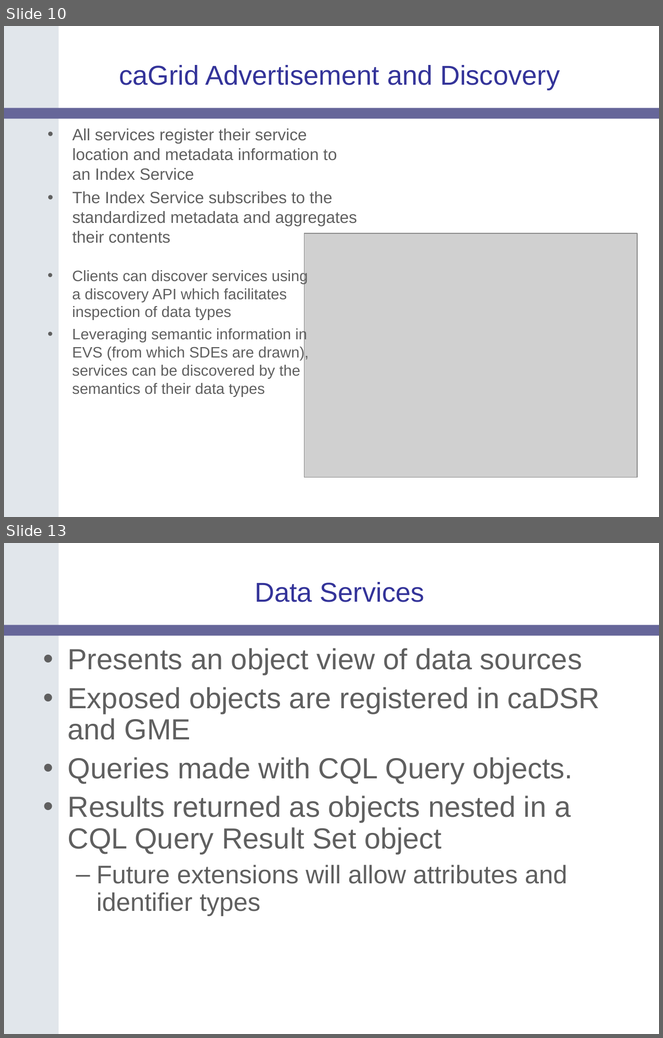
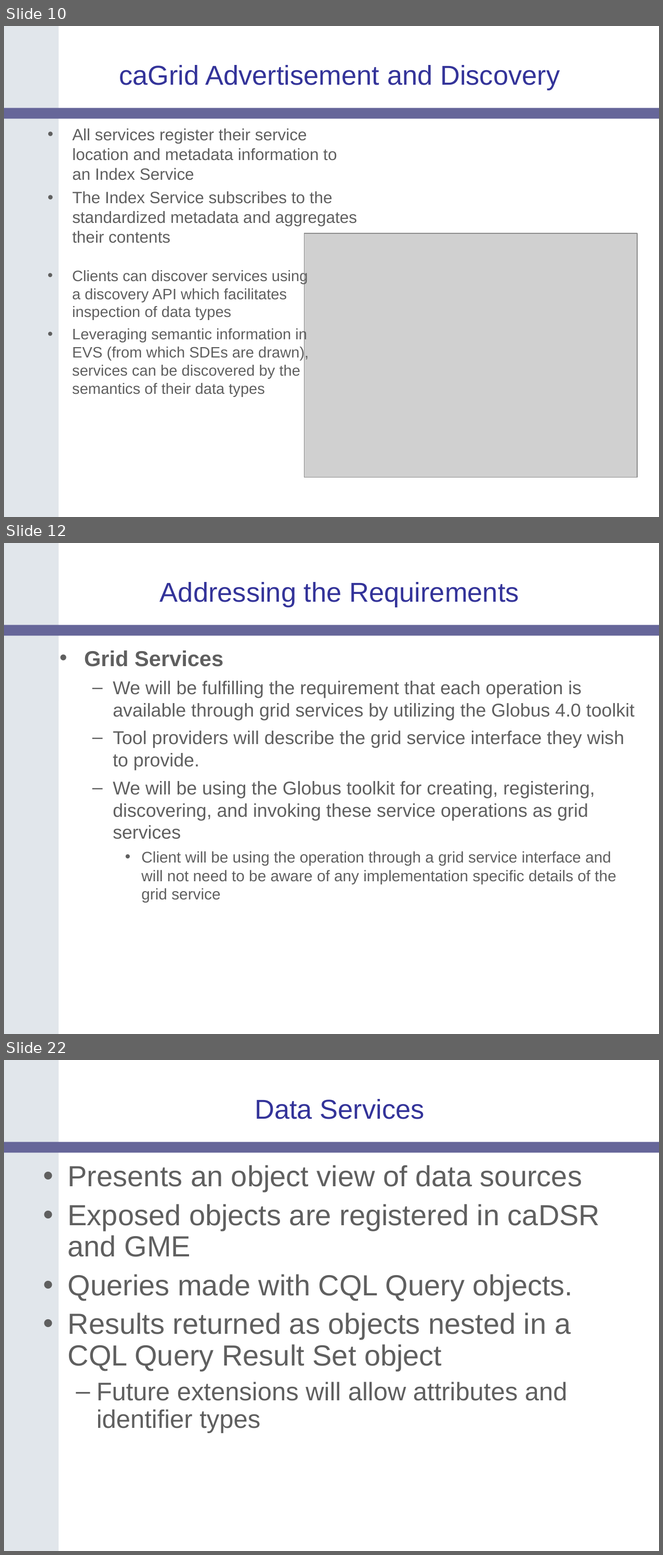
Before and after one commit to NCIP/cagrid-portal, a slide deck: cagrid-1-0/Documentation/presentations/200604_AnnualMeeting/caGrid-1.0-Architecture_caBIG-Annual-Meeting06.ppt. Shown one above the other, each under a label of ours: slides 10 and 13 before the commit, slides 10, 12 and 22 after it; the slides between them are not shown. The pictures are 663x1038 and 663x1555 pixels, drawn with LibreOffice and Linux fonts; fonts in the diff are those of the drawing; grey boxes stand for pictures; background and template pictures are left out. Boxes give left, top, right and bottom in pixels: in the first picture for what was removed or moved away, otherwise in the second. Text is boxed around its words. In the diff, an @@ line names an element or a change of style, - is before the commit and + after.

```diff
--- a/cagrid-1-0/Documentation/presentations/200604_AnnualMeeting/caGrid-1.0-Architecture_caBIG-Annual-Meeting06.ppt
+++ b/cagrid-1-0/Documentation/presentations/200604_AnnualMeeting/caGrid-1.0-Architecture_caBIG-Annual-Meeting06.ppt
@@ slide 12 added at box(4, 543, 659, 1034), background #FFFFFF; not listed: 2 template elements that a slide beside it also shows @@
@@ title added at box(160, 582, 519, 607), 30 pt, text #333399 @@
+Addressing the Requirements
@@ text added at box(84, 651, 635, 903), 20.4 pt, text #5F5F5F @@
+• Grid Services
+  – We will be fulfilling the requirement that each operation is available through grid services by utilizing the Globus 4.0 toolkit
+  – Tool providers will describe the grid service interface they wish to provide.
+  – We will be using the Globus toolkit for creating, registering, discovering, and invoking these service operations as grid services
+    • Client will be using the operation through a grid service interface and will not need to be aware of any implementation specific details of the grid service
@@ what was slide 13 is now slide 22 @@
```
Also in this commit, not shown: 1 slide changed, 10 other slides added, 2 slides removed.
